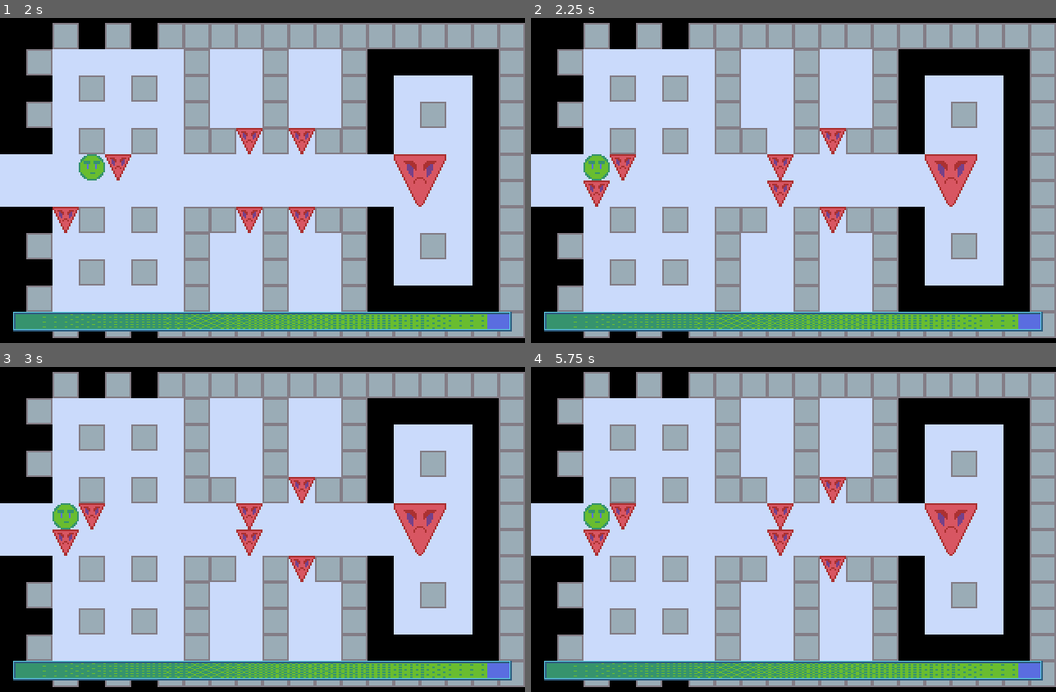
Above: before the commit, frames 1-4 (two rows, left to right).
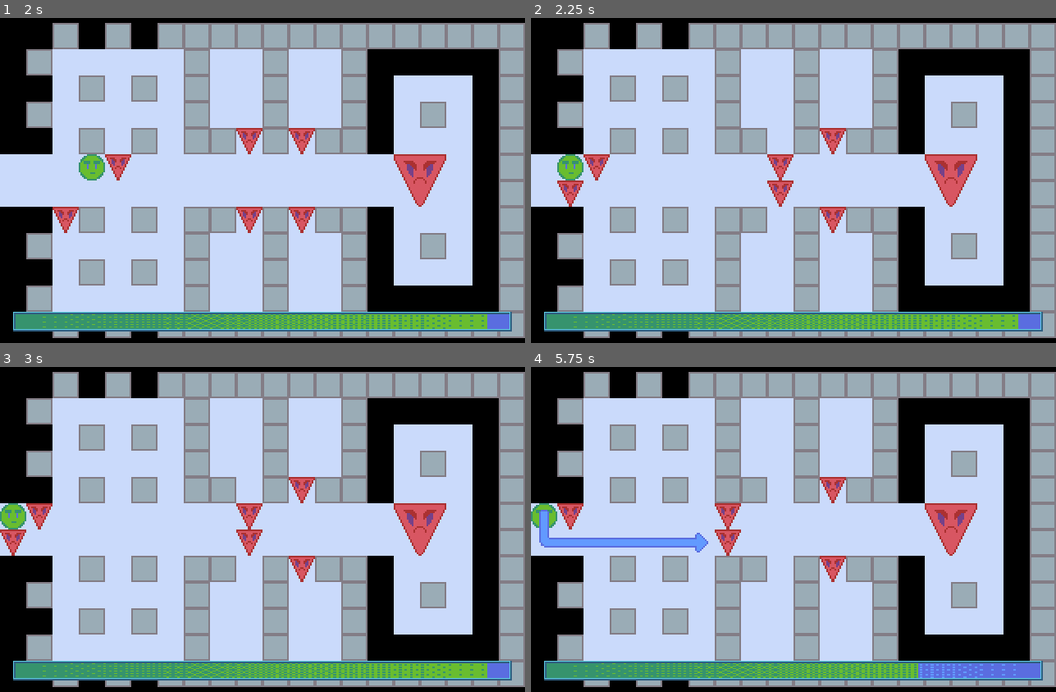
Above: after the commit, the same moments.

Repository: AaronWizard/ShapeFight
Game: Godot game, scene res://Game.tscn
The game is run twice, just before and just after one commit, with the same random seed, the same clock (stepped at 60 frames per second) and the same inputs.
Inputs (mouse positions are in pixels of both pictures, inside the frame that each line leads up to):
- Up to frame 1 (2 s): tap Enter at 0.5 s; move the mouse to (236, 245) at 0.52 s; hold Up (move_north) from 0.53 s (still down); click (236, 245) at 0.6 s; move the mouse to (420, 229) at 1.27 s; tap Space (wait) at 1.35 s
- Up to frame 2 (2.25 s): tap Space (wait) at 2 s; move the mouse to (636, 131) at 2.02 s; release Up (move_north) at 2.03 s; hold Left (move_west) from 2.03 s (still down); click (636, 131) at 2.1 s
- Up to frame 3 (3 s): keep holding Left (move_west); tap Enter at 2.75 s; move the mouse to (288, 529) at 2.77 s; tap Space (wait) at 2.85 s; click (288, 529) at 2.92 s
- Up to frame 4 (5.75 s): tap Space (wait) at 3.5, 4.35 s; move the mouse to (714, 448) at 3.52 s; release Left (move_west) at 3.53 s; hold Down (move_south) 3.53-4.28 s; click (714, 448) at 3.6 s; move the mouse to (909, 513) at 4.27 s; hold Right (move_east) 4.28-5.03 s; tap Enter at 5 s; move the mouse to (688, 545) at 5.02 s; hold Up (move_north) from 5.03 s (still down); click (688, 545) at 5.1 s

Frame 1 is identical in both runs. In frame 2, 1.4% of the frame differs, in the area x 5-20%, y 41-59%; in frame 3, 1.6%; in frame 4, 4.1%, in the area x 0-93%, y 41-96%.
Error before the commit: Assertion failed. (res://Actors/Actions/MoveAction.gd:20)

Commit message:
Clear player's walk path if path blocked

Diff:
--- a/Actors/Controllers/Player.gd
+++ b/Actors/Controllers/Player.gd
@@ -83,6 +83,8 @@
 			var direction := Direction.get_closest_direction_diff(
 					get_actor().cell_position, cell)
 			action = _create_move_action(direction)
+		else:
+			_walk_path.clear()
 
 	return action
 
